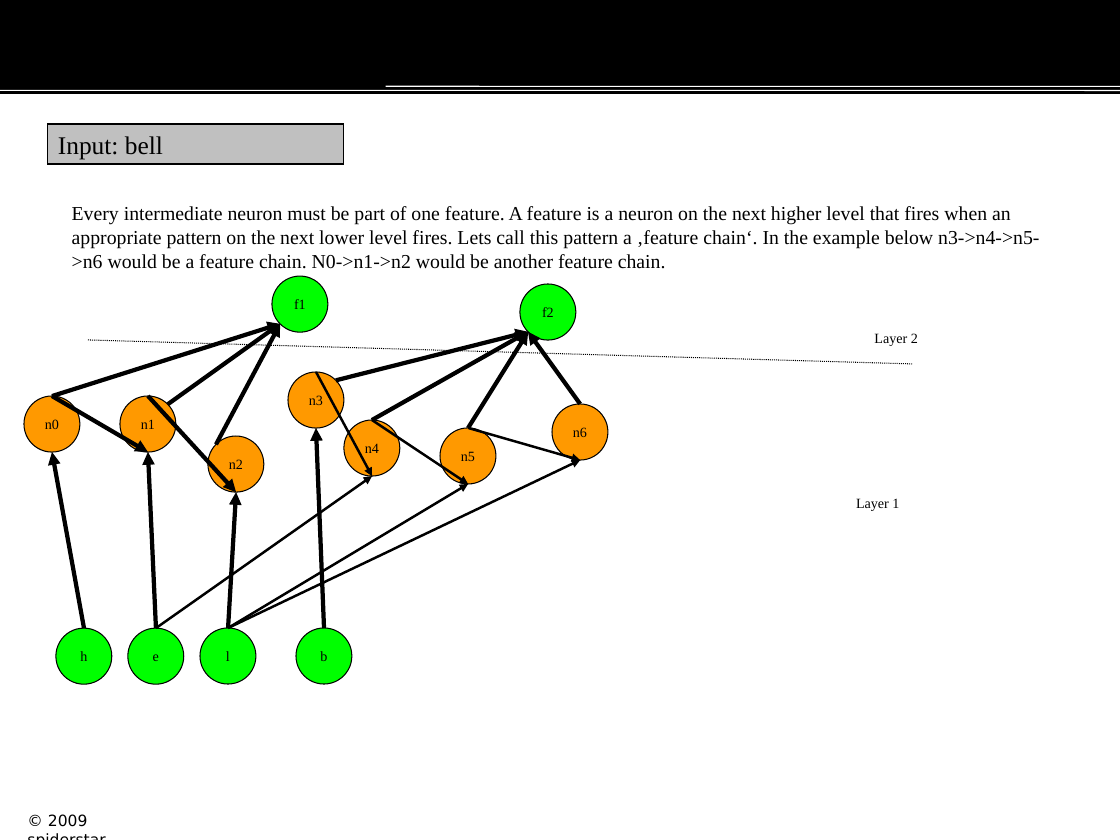
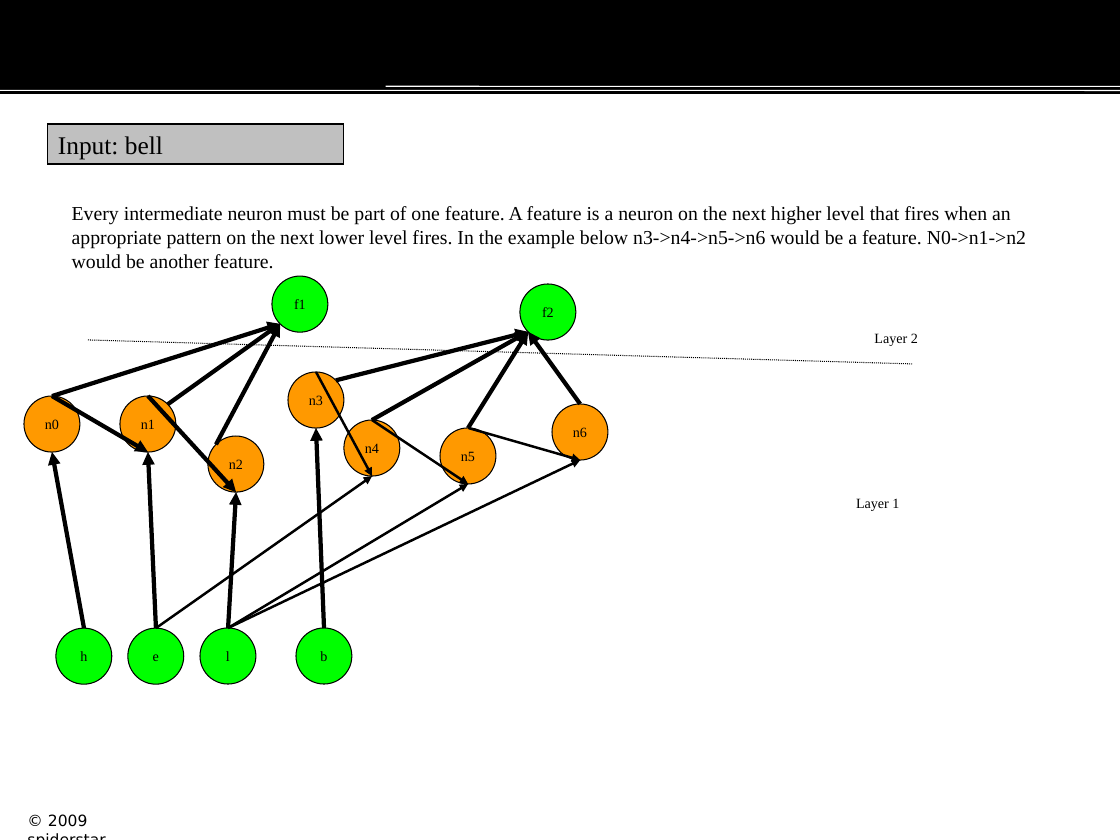
Before and after one commit to vanillatech/vtml, a slide deck: slide 1 of process descriptions/features.ppt. Drawn at 1120x840 pixels with LibreOffice and Linux fonts; fonts in the diff are those of the drawing; background and template pictures are left out. Boxes give left, top, right and bottom in pixels: in the first picture for what was removed or moved away, otherwise in the second. Text is boxed around its words. In the diff, an @@ line names an element or a change of style, - is before the commit and + after.

```diff
--- a/process descriptions/features.ppt
+++ b/process descriptions/features.ppt
@@ text at [72,206,1026,269]: text changed @@
-Every intermediate neuron must be part of one feature. A feature is a neuron on the next higher level that fires when an appropriate pattern on the next lower level fires. Lets call this pattern a ‚feature chain‘. In the example below n3->n4->n5->n6 would be a feature chain. N0->n1->n2 would be another feature chain.
+Every intermediate neuron must be part of one feature. A feature is a neuron on the next higher level that fires when an appropriate pattern on the next lower level fires. In the example below n3->n4->n5->n6 would be a feature. N0->n1->n2 would be another feature.
```
